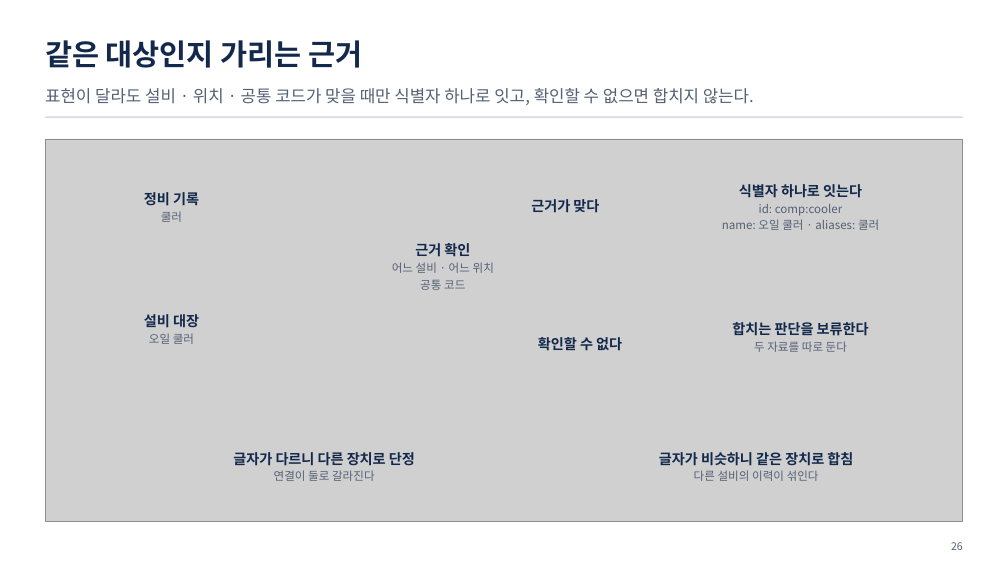
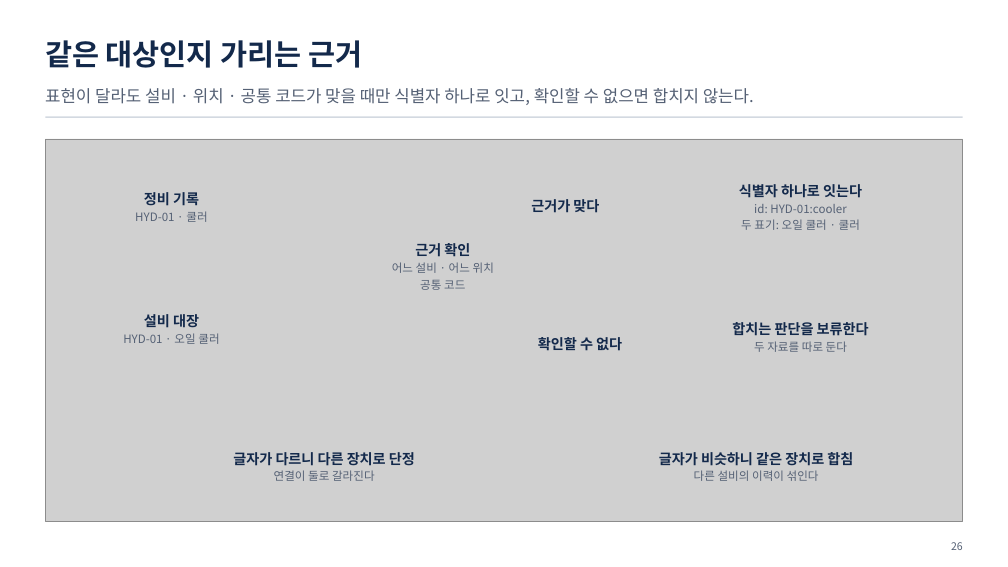
Before and after one commit to uengine-oss/hyd-iot-edu, a slide deck: slide 26 of workspace/강의제작/산출물/통합반/이론/02회차/통합반_02일차.pptx. Drawn at 1008x567 pixels with LibreOffice and Linux fonts; fonts in the diff are those of the drawing; grey boxes stand for pictures. Boxes give left, top, right and bottom in pixels: in the first picture for what was removed or moved away, otherwise in the second. Text is boxed around its words. In the diff, an @@ line names an element or a change of style, - is before the commit and + after.

```diff
--- a/workspace/강의제작/산출물/통합반/이론/02회차/통합반_02일차.pptx
+++ b/workspace/강의제작/산출물/통합반/이론/02회차/통합반_02일차.pptx
@@ text at bbox=[741, 204, 860, 230]: text changed @@
-id: comp:cooler
-name: 오일 쿨러 · aliases: 쿨러
+id: HYD-01:cooler
+두 표기: 오일 쿨러 · 쿨러
@@ text at bbox=[135, 211, 207, 222]: text changed @@
-쿨러
+HYD-01 · 쿨러
@@ text at bbox=[123, 333, 219, 344]: text changed @@
-오일 쿨러
+HYD-01 · 오일 쿨러
```
Also in this commit, not shown: 7 other slides changed, 11 other files.
